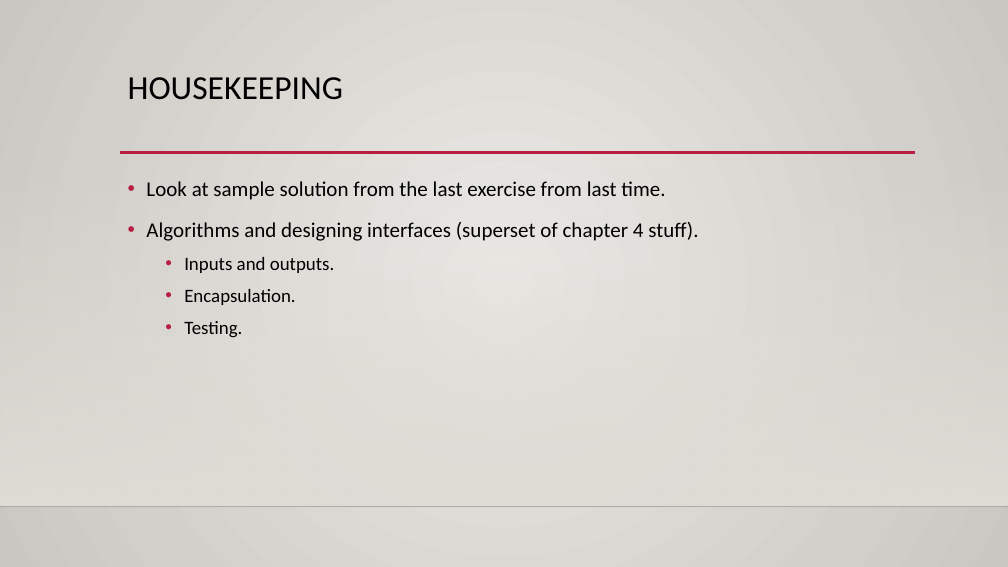
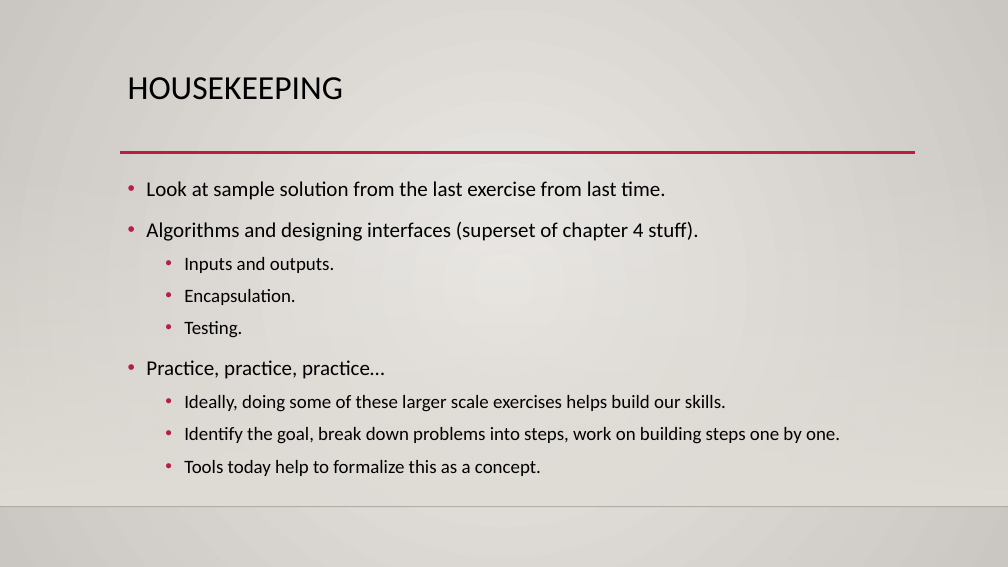
Before and after one commit to okohnkay/Programming_Basics_for_ML, a slide deck: slide 1 of course_material/slides/012_algo_interface_errors.pptx. Drawn at 1008x567 pixels with LibreOffice and Linux fonts; fonts in the diff are those of the drawing; background and template pictures are left out. Boxes give left, top, right and bottom in pixels: in the first picture for what was removed or moved away, otherwise in the second. Text is boxed around its words. In the diff, an @@ line names an element or a change of style, - is before the commit and + after.

```diff
--- a/course_material/slides/012_algo_interface_errors.pptx
+++ b/course_material/slides/012_algo_interface_errors.pptx
@@ text at bbox=[146, 360, 840, 476]: paragraphs added @@
+• Practice, practice, practice…
+  • Ideally, doing some of these larger scale exercises helps build our skills.
+  • Identify the goal, break down problems into steps, work on building steps one by one.
+  • Tools today help to formalize this as a concept.
```
Also in this commit, not shown: 1 other slide changed, 3 other files.
